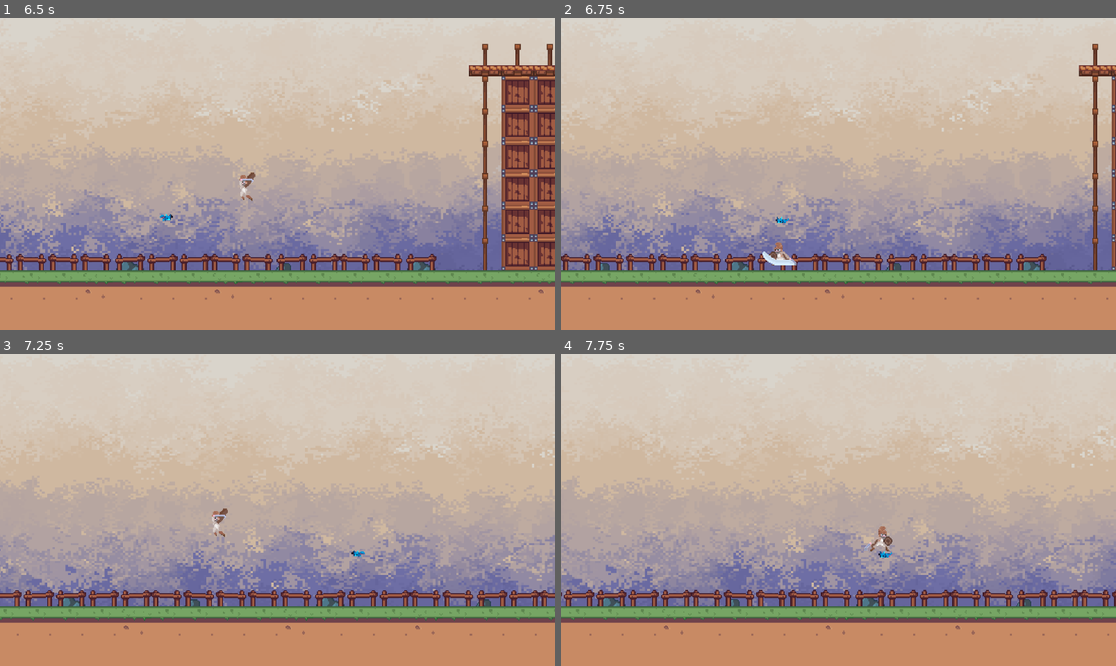
Above: before the commit, frames 1-4 (two rows, left to right).
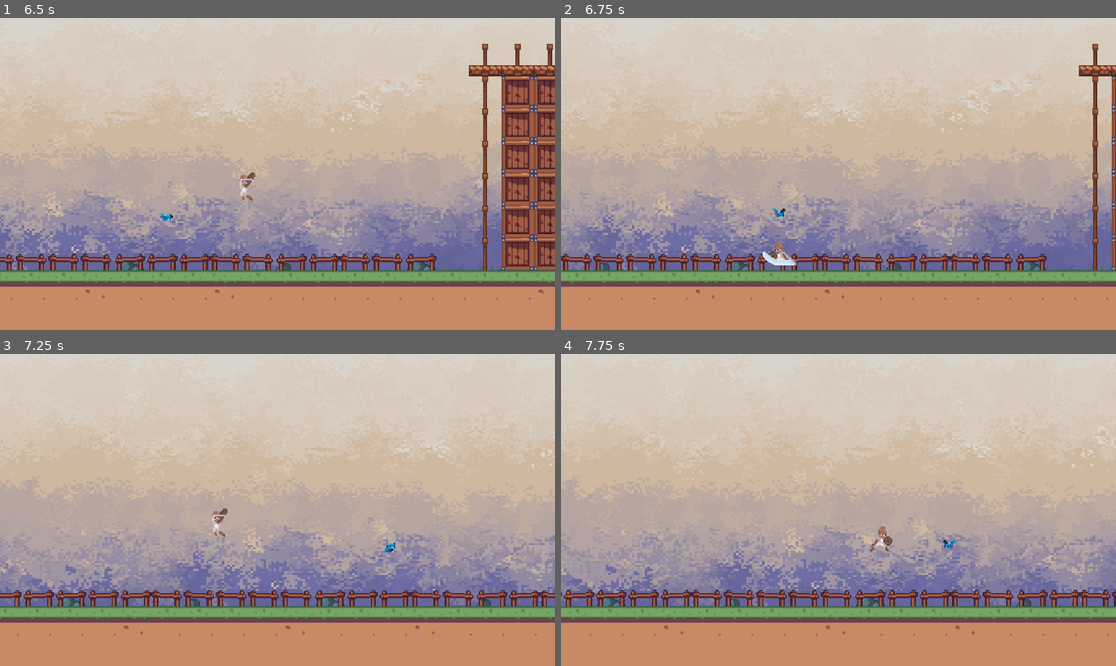
Above: after the commit, the same moments.

Repository: GavinWu42711/Hack-n-Slash-Game
Game: Godot game, scene res://scene/stage.tscn
The game is run twice, just before and just after one commit, with the same random seed, the same clock (stepped at 60 frames per second) and the same inputs. This scene is started directly instead of the project's main scene.
Inputs (mouse positions are in pixels of both pictures, inside the frame that each line leads up to):
- Up to frame 1 (6.5 s): move the mouse to (399, 158) at 0.52 s; hold D (right) 0.53-2.03 s; right-click (399, 158) at 0.6 s; tap Space (jump) at 0.77, 1.52, 3.02, 3.77, 4.52, 6.02 s; click (399, 158) at 0.8 s; move the mouse to (166, 189) at 1.27 s; click (166, 189) at 1.35 s; right-click (166, 189) at 1.55 s; move the mouse to (333, 105) at 2.02 s; hold A (left) 2.03-2.78 s; right-click (333, 105) at 2.1 s; click (333, 105) at 2.3 s; move the mouse to (249, 236) at 2.77 s; hold D (right) 2.78-4.28 s; click (249, 236) at 2.85 s; right-click (249, 236) at 3.05 s; move the mouse to (444, 220) at 3.52 s; right-click (444, 220) at 3.6 s; click (444, 220) at 3.8 s; move the mouse to (111, 127) at 4.27 s; hold A (left) 4.28-5.03 s; click (111, 127) at 4.35 s; right-click (111, 127) at 4.55 s; move the mouse to (305, 174) at 5.02 s; hold D (right) 5.03-5.78 s; right-click (305, 174) at 5.1 s; click (305, 174) at 5.3 s; move the mouse to (194, 96) at 5.77 s; hold A (left) from 5.78 s (still down); click (194, 96) at 5.85 s; right-click (194, 96) at 6.05 s
- Up to frame 2 (6.75 s): keep holding A (left); move the mouse to (960, 158) at 6.52 s; right-click (960, 158) at 6.6 s
- Up to frame 3 (7.25 s): keep holding A (left); tap Space (jump) at 6.77 s; click (399, 494) at 6.8 s
- Up to frame 4 (7.75 s): move the mouse to (727, 525) at 7.27 s; release A (left) at 7.28 s; hold D (right) from 7.28 s (still down); click (727, 525) at 7.35 s; tap Space (jump) at 7.52 s; right-click (727, 525) at 7.55 s

Frame 1 is identical in both runs. In frame 2, less than 0.1% of the frame differs, in the area x 38-42%, y 61-66%; in frame 3, less than 0.1%, in the area x 63-72%, y 60-66%; in frame 4, less than 0.1%.

Commit message:
Hitboxes
Added enemy hitboxes and detection to player attack

Diff:
--- a/hack-n-slash/scene/bat_enemy.tscn
+++ b/hack-n-slash/scene/bat_enemy.tscn
@@ -179,6 +179,9 @@
 [sub_resource type="CircleShape2D" id="CircleShape2D_e0gdp"]
 radius = 6.0827627
 
+[sub_resource type="CircleShape2D" id="CircleShape2D_m453m"]
+radius = 7.0
+
 [node name="BatEnemy" type="CharacterBody2D"]
 collision_layer = 3
 collision_mask = 3
@@ -198,4 +201,11 @@
 [node name="Timer" type="Timer" parent="."]
 autostart = true
 
+[node name="BatHitbox" type="Area2D" parent="."]
+
+[node name="CollisionShape2D" type="CollisionShape2D" parent="BatHitbox"]
+position = Vector2(0, -1)
+shape = SubResource("CircleShape2D_m453m")
+
 [connection signal="timeout" from="Timer" to="." method="_on_timer_timeout"]
+[connection signal="area_entered" from="BatHitbox" to="." method="_on_bat_hitbox_area_entered"]
--- a/hack-n-slash/scene/player.tscn
+++ b/hack-n-slash/scene/player.tscn
@@ -394,9 +394,7 @@
 
 [node name="AnimatedSprite2D" type="AnimatedSprite2D" parent="."]
 sprite_frames = SubResource("SpriteFrames_ymct0")
-animation = &"air_attack"
-frame = 3
-frame_progress = 1.0
+animation = &"double_attack"
 
 [node name="CollisionShape2D" type="CollisionShape2D" parent="."]
 position = Vector2(0, 2)
@@ -412,5 +410,6 @@
 [node name="CollisionShape2D" type="CollisionShape2D" parent="AttackZone"]
 position = Vector2(12, 5)
 shape = SubResource("CapsuleShape2D_2fvbb")
+disabled = true
 
 [connection signal="animation_finished" from="AnimatedSprite2D" to="." method="_on_animated_sprite_2d_animation_finished"]
--- a/hack-n-slash/script/bat_enemy.gd
+++ b/hack-n-slash/script/bat_enemy.gd
@@ -3,7 +3,13 @@
 const SPEED = 30
 var dir: Vector2
 var is_bat_chase: bool
+var is_roaming:bool
 var player: CharacterBody2D
+var health:int = 50
+var health_max:int = 50
+var health_min:int = 0
+var dead:bool = false
+var taking_damage:bool = false
 
 func _ready():
 	is_bat_chase = true
@@ -13,20 +19,35 @@
 	handle_animation()
 
 func move(delta):
-	if !is_bat_chase:
-		velocity += dir * SPEED * delta
-	elif is_bat_chase:
-		player = global_script.playerBody
-		velocity = position.direction_to(player.position) * SPEED
-		if velocity.x < 0:
-			dir.x = -1
-		else:
-			dir.x = 1
+	player = global_script.playerBody
+	if dead:
+		velocity.y += 10 * delta
+		velocity.x = 0
+	elif taking_damage:
+		var knockback_dir = position.direction_to(player.position) * -50
+		velocity = knockback_dir
+	else:
+		if !is_bat_chase:
+			velocity += dir * SPEED * delta
+		elif is_bat_chase:
+			velocity = position.direction_to(player.position) * SPEED
+			if velocity.x < 0:
+				dir.x = -1
+			else:
+				dir.x = 1
 	move_and_slide()
 
 func handle_animation():
 	var animated_sprite = $AnimatedSprite2D
-	animated_sprite.play("fly")
+	if dead:
+		animated_sprite.play("death")
+	elif taking_damage:
+		animated_sprite.play("hurt")
+		await get_tree().create_timer(1.0).timeout
+		taking_damage = false
+	else:
+		animated_sprite.play("fly")
+
 	if dir.x == -1:
 		animated_sprite.flip_h = true
 	else:
@@ -42,3 +63,17 @@
 func choose(array):
 	array.shuffle()
 	return array.front()
+
+
+func _on_bat_hitbox_area_entered(area: Area2D) -> void:
+	if area == global_script.playerAttackZone:
+		var damage = global_script.playerDamageAmount
+		take_damage(damage)
+
+func take_damage(damage):
+	taking_damage = true
+	health -= damage
+	if health <= health_min:
+		health = health_min
+		dead = true
+	print(str(self), "current health is", str(health))
--- a/hack-n-slash/script/global_script.gd
+++ b/hack-n-slash/script/global_script.gd
@@ -2,6 +2,10 @@
 
 var playerBody: CharacterBody2D
 var playerWeaponEquip:bool
+
+var playerAttackZone: Area2D
+var playerDamageAmount: int
+
 # Called when the node enters the scene tree for the first time.
 func _ready() -> void:
 	pass # Replace with function body.
--- a/hack-n-slash/script/player.gd
+++ b/hack-n-slash/script/player.gd
@@ -14,6 +14,7 @@
 	global_script.playerBody = self
 
 func _physics_process(delta: float) -> void:
+	global_script.playerAttackZone = attack_zone
 	# Add the gravity.
 	if not is_on_floor():
 		velocity += get_gravity() * delta
@@ -43,21 +44,43 @@
 					attack_type = "double"
 			else:
 				attack_type = "air"
+			set_attack_damage(attack_type)
 			handle_attack_animation(attack_type)
 	move_and_slide()
 
-func handle_attack_animation(attack_type:String):
+func set_attack_damage(attack:String):
+	var damage:int
+	if attack == "single":
+		damage = 8
+	elif attack == "double":
+		damage = 16
+	elif attack == "air":
+		damage =20
+	global_script.playerDamageAmount = damage
+
+func handle_attack_animation(attack:String):
 	if weapon_equip:
-		if attack_type == "single":
+		if attack == "single":
 			animated_sprite.play("single_attack")
-		elif attack_type == "double":
+		elif attack == "double":
 			animated_sprite.play("double_attack")
-		elif attack_type == "air":
+		elif attack == "air":
 			animated_sprite.play("air_attack")
-	else:
-		pass
+		toggle_damage_collision(attack)
 
 
+func toggle_damage_collision(attack):
+	var damage_zone_collision = attack_zone.get_node("CollisionShape2D")
+	var wait_time : float
+	if attack == "single":
+		wait_time = 0.33
+	elif attack == "double":
+		wait_time = 0.9
+	elif attack == "air":
+		wait_time = 0.4
+	damage_zone_collision.disabled = false
+	await get_tree().create_timer(wait_time).timeout
+	damage_zone_collision.disabled = true
 
 func handle_movement_animation(dir):
 	toggle_flip_sprite(dir)
@@ -81,10 +104,12 @@
 func toggle_flip_sprite(dir):
 	if dir == 1:
 		animated_sprite.flip_h = false
+		attack_zone.scale.x = 1
 	if dir == -1:
 		animated_sprite.flip_h = true
 		attack_zone.scale.x = -1
 
 
+
 func _on_animated_sprite_2d_animation_finished() -> void:
 	current_attack = false
Not shown: 1 places in hack-n-slash/scene/bat_enemy.tscn that only renumber resources
